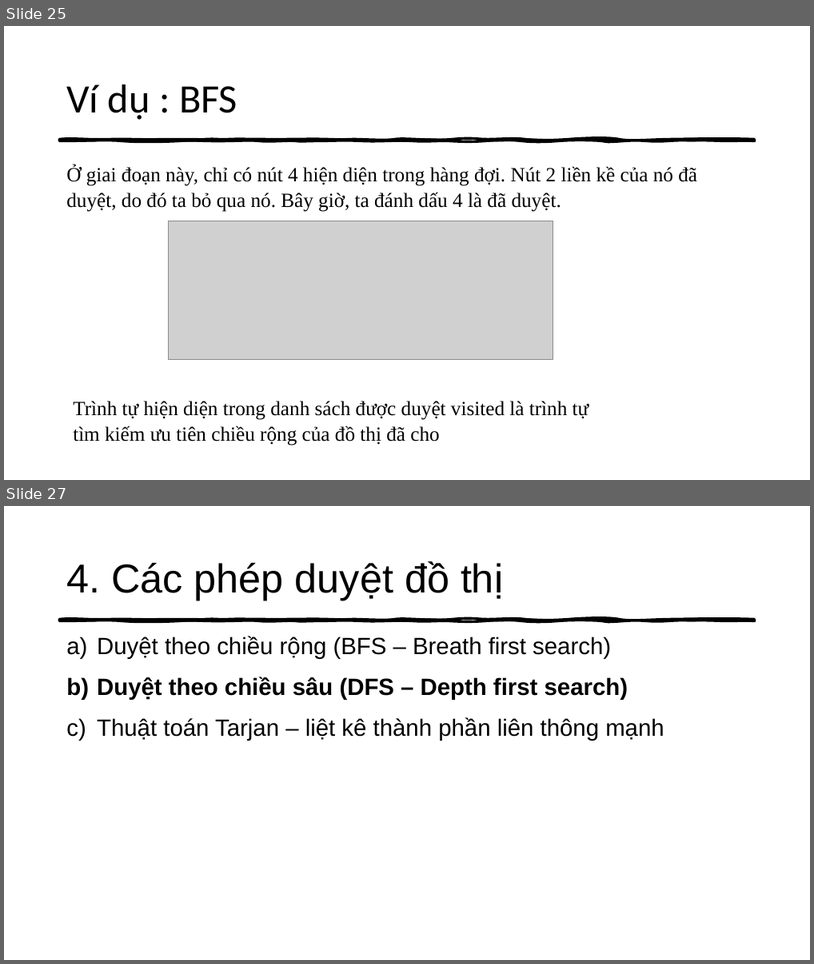
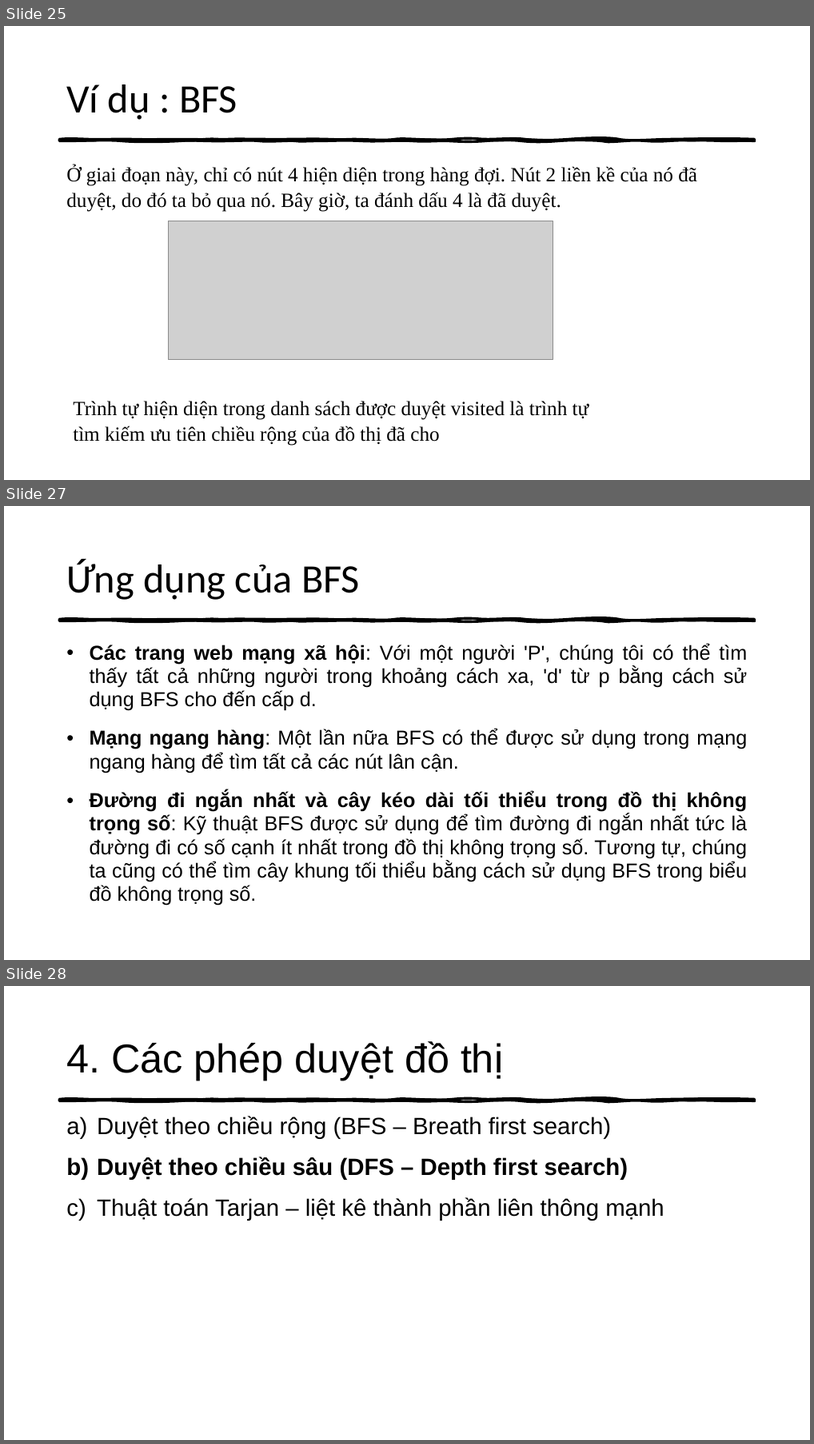
Before and after one commit to thathcmus/CTDL_GT, a slide deck: 1_Slide_Nhom2_Ca_Chieu_Cau_Truc_Du_Lieu_Do_Thi_Va_Ung_Dung.pptx. Shown one above the other, each under a label of ours: slides 25 and 27 before the commit, slides 25, 27 and 28 after it; the slides between them are not shown. The pictures are 814x964 and 814x1444 pixels, drawn with LibreOffice and Linux fonts; fonts in the diff are those of the drawing; grey boxes stand for pictures. Boxes give left, top, right and bottom in pixels: in the first picture for what was removed or moved away, otherwise in the second. Text is boxed around its words. In the diff, an @@ line names an element or a change of style, - is before the commit and + after.

```diff
--- a/1_Slide_Nhom2_Ca_Chieu_Cau_Truc_Du_Lieu_Do_Thi_Va_Ung_Dung.pptx
+++ b/1_Slide_Nhom2_Ca_Chieu_Cau_Truc_Du_Lieu_Do_Thi_Va_Ung_Dung.pptx
@@ slide 27 added at (x1=4, y1=506, x2=810, y2=960), background #FFFFFF; not listed: 1 template element that a slide beside it also shows @@
@@ title added at (x1=66, y1=560, x2=360, y2=600), 48 pt, text #000000 @@
+Ứng dụng của BFS
@@ text added at (x1=90, y1=643, x2=748, y2=905), 24 pt, text #000000 @@
+• Các trang web mạng xã hội: Với một người 'P', chúng tôi có thể tìm thấy tất cả những người trong khoảng cách xa, 'd' từ p bằng cách sử dụng BFS cho đến cấp d.
+• Mạng ngang hàng: Một lần nữa BFS có thể được sử dụng trong mạng ngang hàng để tìm tất cả các nút lân cận.
+• Đường đi ngắn nhất và cây kéo dài tối thiểu trong đồ thị không trọng số: Kỹ thuật BFS được sử dụng để tìm đường đi ngắn nhất tức là đường đi có số cạnh ít nhất trong đồ thị không trọng số. Tương tự, chúng ta cũng có thể tìm cây khung tối thiểu bằng cách sử dụng BFS trong biểu đồ không trọng số.
@@ what was slide 27 is now slide 28 @@
```
Also in this commit, not shown: 7 slides changed, 7 other slides added, 7 slides removed, 3 other files.
